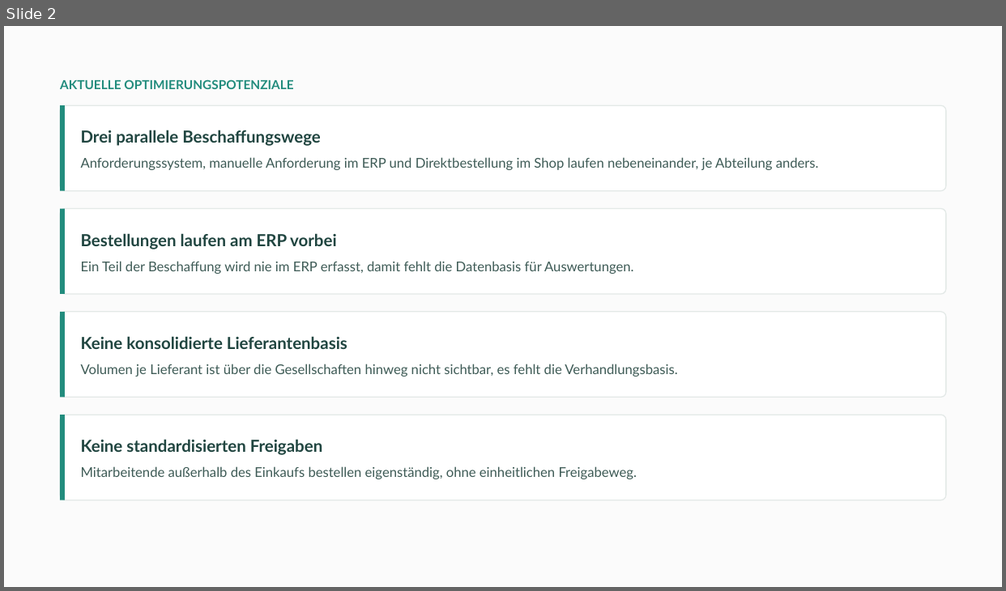
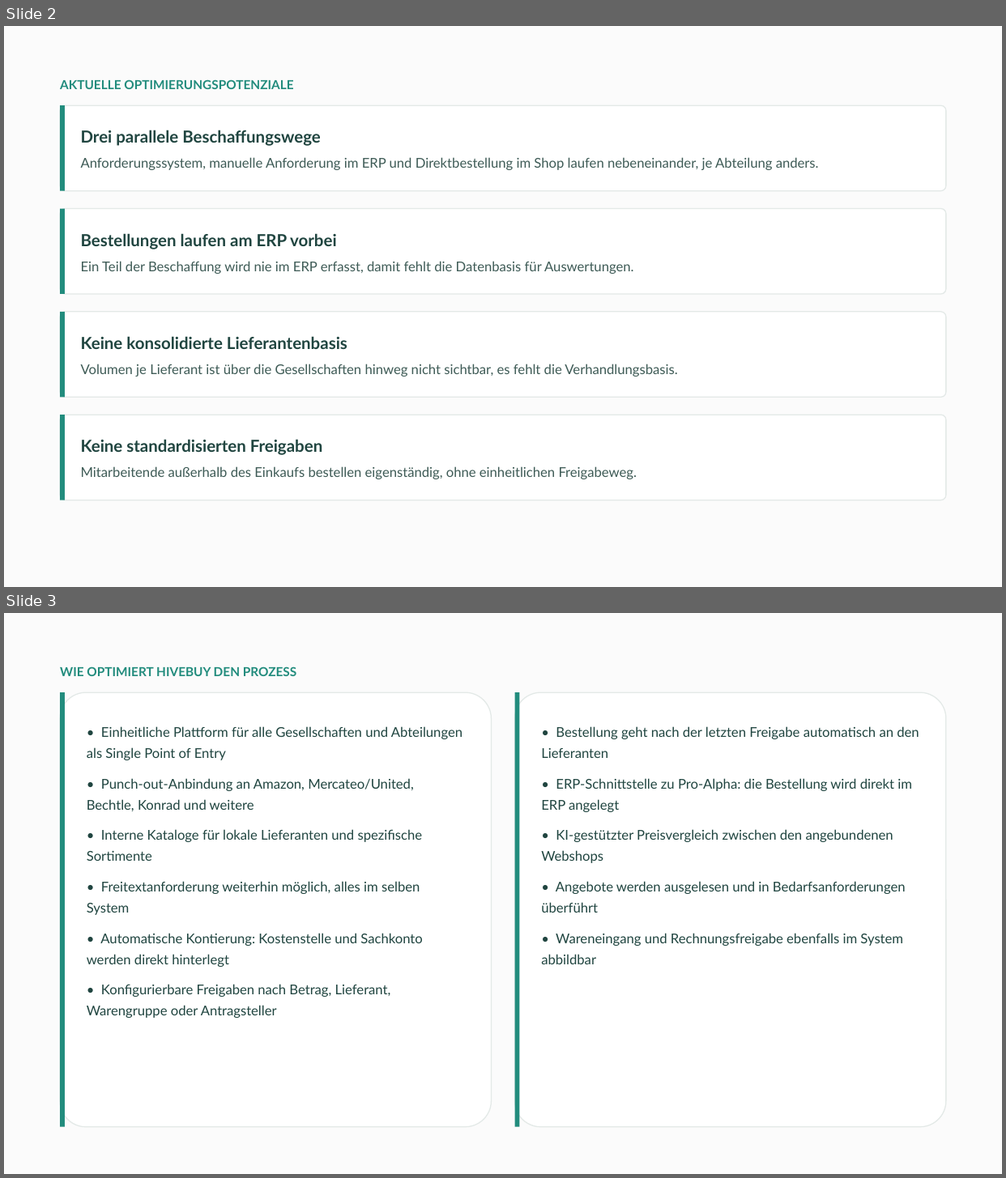
Before and after one commit to moritzhivebuy/new, a slide deck: .claude/skills/impact-ladder-pdf/output/2026-08-24-impact-ladder-techniropa.pptx. Shown one above the other, each under a label of ours: slide 2 before the commit, slides 2 and 3 after it. The pictures are 1006x591 and 1006x1178 pixels, drawn with LibreOffice and Linux fonts; fonts in the diff are those of the drawing. Boxes give left, top, right and bottom in pixels: in the first picture for what was removed or moved away, otherwise in the second. Text is boxed around its words. In the diff, an @@ line names an element or a change of style, - is before the commit and + after.

```diff
--- a/.claude/skills/impact-ladder-pdf/output/2026-08-24-impact-ladder-techniropa.pptx
+++ b/.claude/skills/impact-ladder-pdf/output/2026-08-24-impact-ladder-techniropa.pptx
@@ slide 3 added at <box>4,613,1002,1174</box>, background #FFFFFF @@
@@ rectangle added at <box>4,613,1002,1174</box>, fill #FBFBFB @@
@@ text added at <box>60,666,297,676</box>, 12 pt, text #228C7D, bold @@
+WIE OPTIMIERT HIVEBUY DEN PROZESS
@@ rounded rectangle added at <box>60,692,492,1127</box>, fill #FFFFFF, outline #E3E9E7 1 pt @@
@@ rectangle added at <box>60,692,65,1127</box>, fill #228C7D @@
@@ rounded rectangle added at <box>514,692,946,1127</box>, fill #FFFFFF, outline #E3E9E7 1 pt @@
@@ rectangle added at <box>514,692,519,1127</box>, fill #228C7D @@
@@ text added at <box>87,726,462,1018</box>, 13 pt, text #204540 @@
+• Einheitliche Plattform für alle Gesellschaften und Abteilungen als Single Point of Entry
+• Punch-out-Anbindung an Amazon, Mercateo/United, Bechtle, Konrad und weitere
+• Interne Kataloge für lokale Lieferanten und spezifische Sortimente
+• Freitextanforderung weiterhin möglich, alles im selben System
+• Automatische Kontierung: Kostenstelle und Sachkonto werden direkt hinterlegt
+• Konfigurierbare Freigaben nach Betrag, Lieferant, Warengruppe oder Antragsteller
@@ text added at <box>541,726,918,965</box>, 13 pt, text #204540 @@
+• Bestellung geht nach der letzten Freigabe automatisch an den Lieferanten
+• ERP-Schnittstelle zu Pro-Alpha: die Bestellung wird direkt im ERP angelegt
+• KI-gestützter Preisvergleich zwischen den angebundenen Webshops
+• Angebote werden ausgelesen und in Bedarfsanforderungen überführt
+• Wareneingang und Rechnungsfreigabe ebenfalls im System abbildbar
```
Also in this commit, not shown: 3 slides changed, 4 other files.
